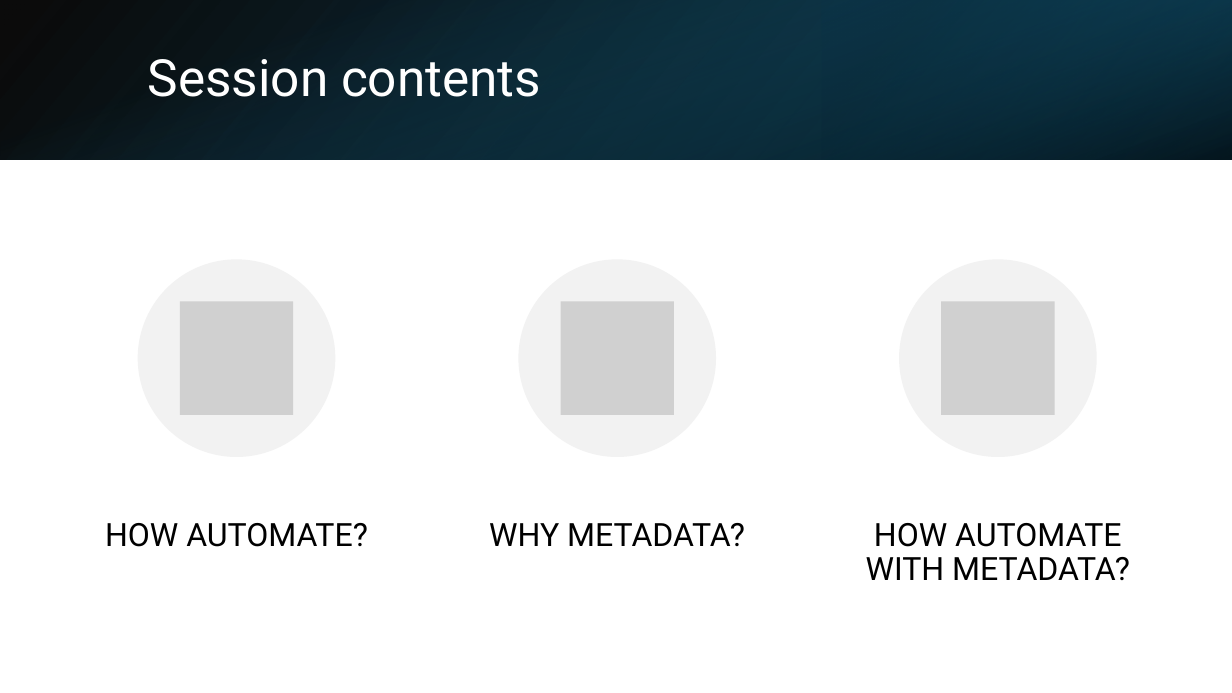
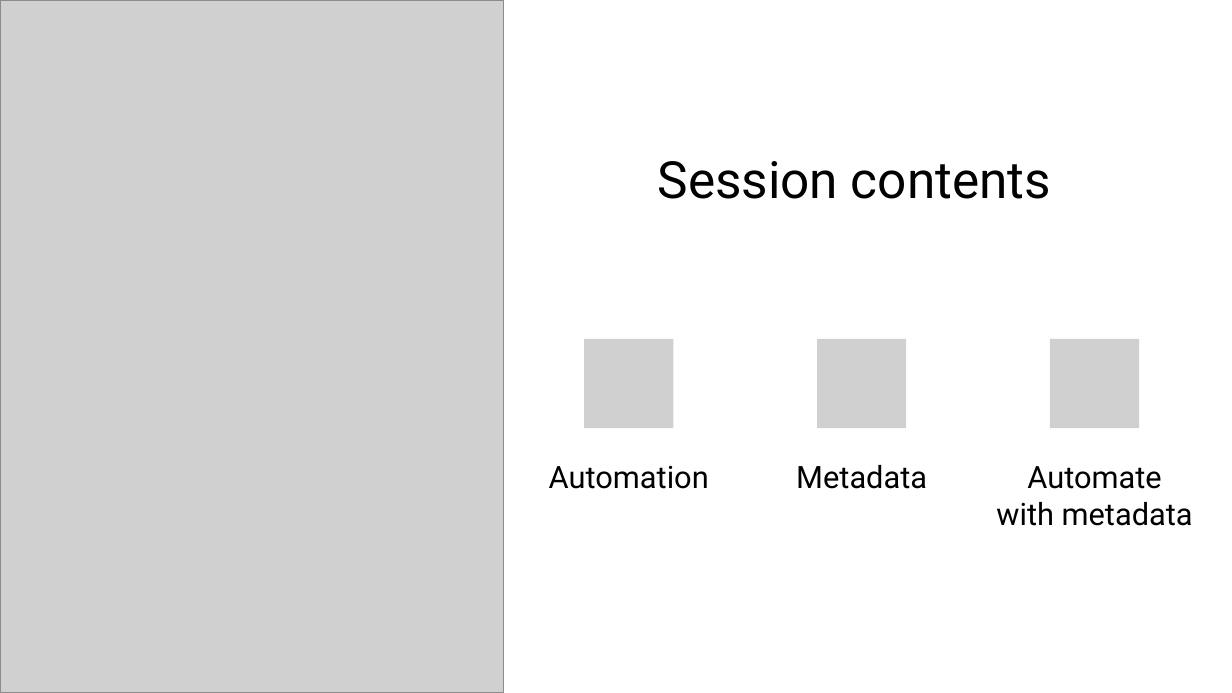
Before and after one commit to transmokopter/Presentations, a slide deck: slide 2 of become-a-metadata-driven-dba/become-a-metadata-driven-dba.pptx. Drawn at 1232x693 pixels with LibreOffice and Linux fonts; fonts in the diff are those of the drawing; grey boxes stand for pictures; background and template pictures are left out. Boxes give left, top, right and bottom in pixels: in the first picture for what was removed or moved away, otherwise in the second. Text is boxed around its words. In the diff, an @@ line names an element or a change of style, - is before the commit and + after.

```diff
--- a/become-a-metadata-driven-dba/become-a-metadata-driven-dba.pptx
+++ b/become-a-metadata-driven-dba/become-a-metadata-driven-dba.pptx
@@ rectangle removed at [0, 0, 1232, 159] @@
@@ rectangle removed at [0, 0, 1232, 159] @@
@@ picture added at [0, 0, 504, 693] @@
@@ rectangle removed at [822, 0, 1232, 159] @@
@@ title "Session contents": place and size @@
-title "Session contents" at [148, 59, 541, 97]
+title "Session contents" at [658, 161, 1051, 199]
@@ title "Session contents" at [658, 161, 1051, 199]: text colour #FFFFFF to #000000; vertical alignment middle to bottom @@
@@ group removed at [105, 260, 1097, 547]: 3 ellipses, 3 pictures, 1 text @@
-HOW AUTOMATE?
@@ group added at [549, 339, 1140, 489]: 3 pictures, 1 text @@
+Automation
@@ text at [796, 465, 927, 489]: text changed; size 25 to 24 pt @@
-WHY METADATA?
+Metadata
@@ text at [996, 466, 1193, 526]: text changed; size 25 to 24 pt @@
-HOW AUTOMATE WITH METADATA?
+Automate with metadata
```
Also in this commit, not shown: 5 other slides changed, 7 slides added, 3 slides removed.
